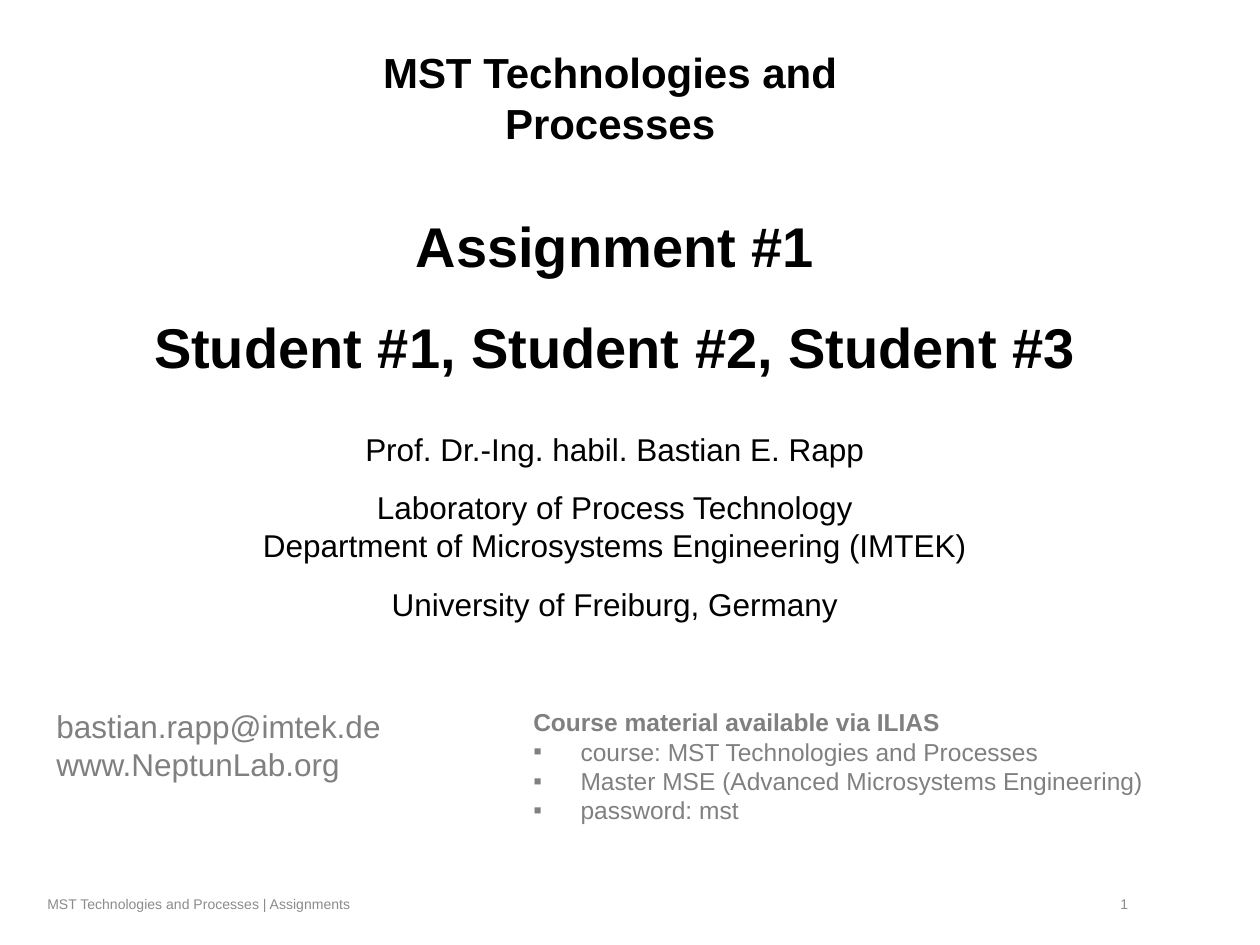
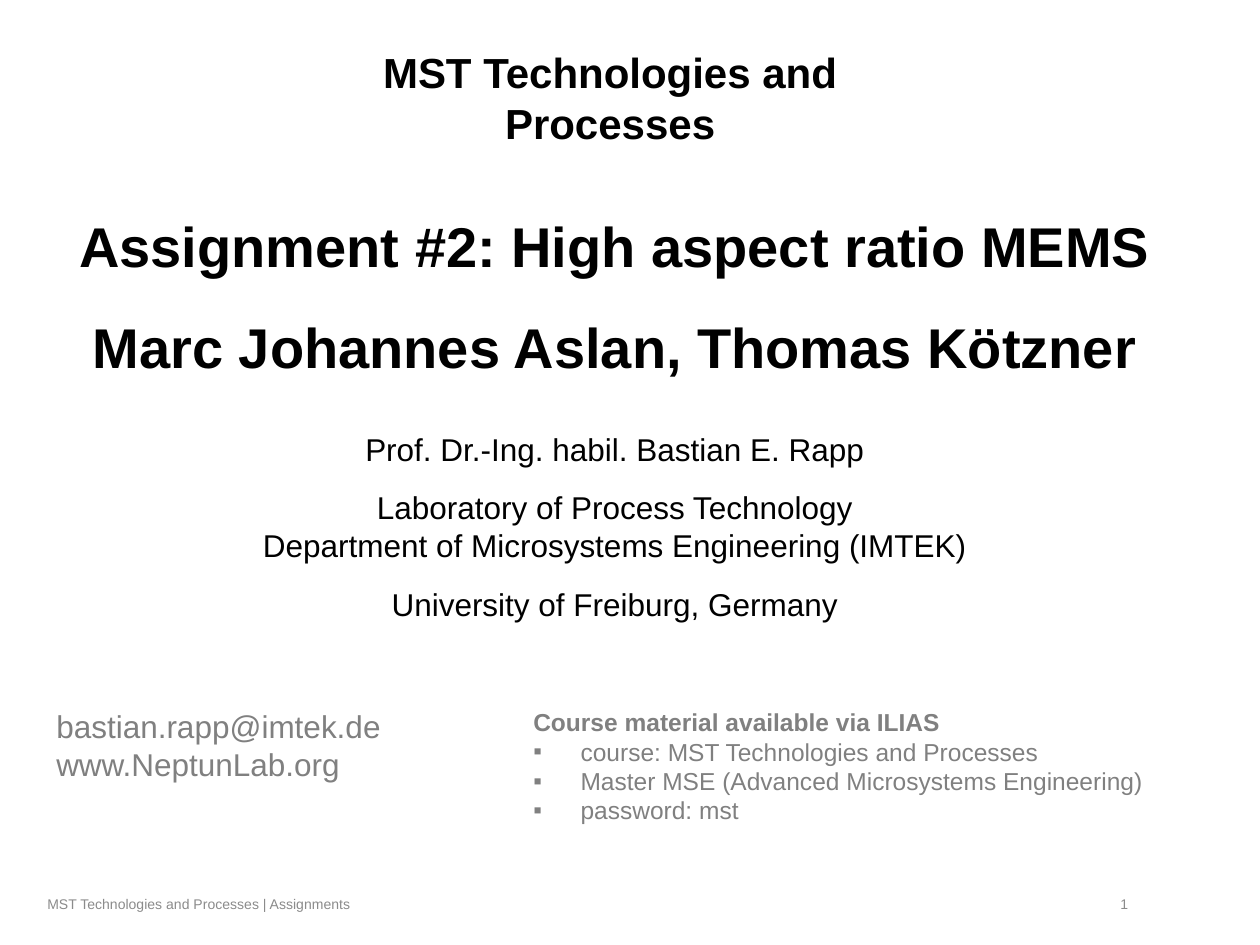
Before and after one commit to JayWiz/MST---High-Aspect-Ratio-MEMS, a slide deck: slide 1 of High_Aspect_Ratio_MEMS.pptx. Drawn at 1260x945 pixels with LibreOffice and Linux fonts; fonts in the diff are those of the drawing; background and template pictures are left out. Boxes give left, top, right and bottom in pixels: in the first picture for what was removed or moved away, otherwise in the second. Text is boxed around its words. In the diff, an @@ line names an element or a change of style, - is before the commit and + after.

```diff
--- a/High_Aspect_Ratio_MEMS.pptx
+++ b/High_Aspect_Ratio_MEMS.pptx
@@ title at <box>79,226,1149,377</box>: text changed @@
-Assignment #1
-Student #1, Student #2, Student #3
+Assignment #2: High aspect ratio MEMS
+Marc Johannes Aslan, Thomas Kötzner
```
Also in this commit, not shown: 6 slides added, 2 slides removed, 5 other files.
